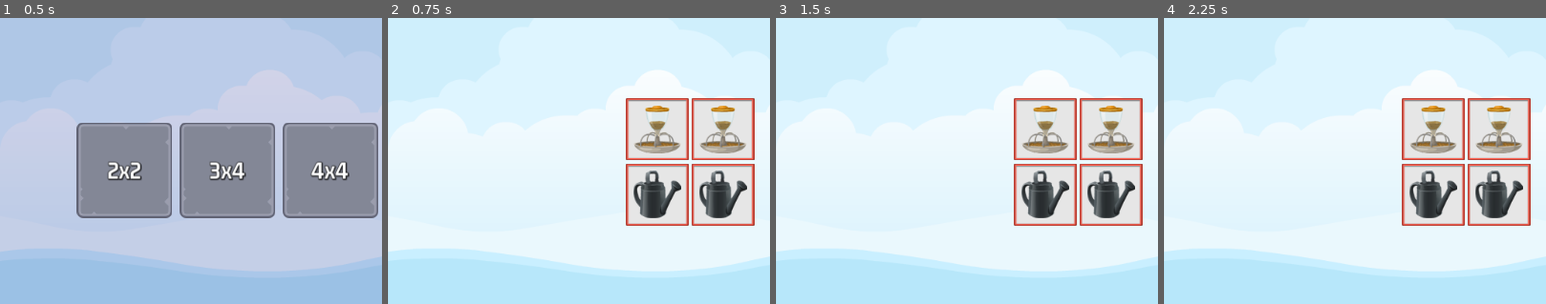
Above: before the commit, frames 1-4 (left to right).
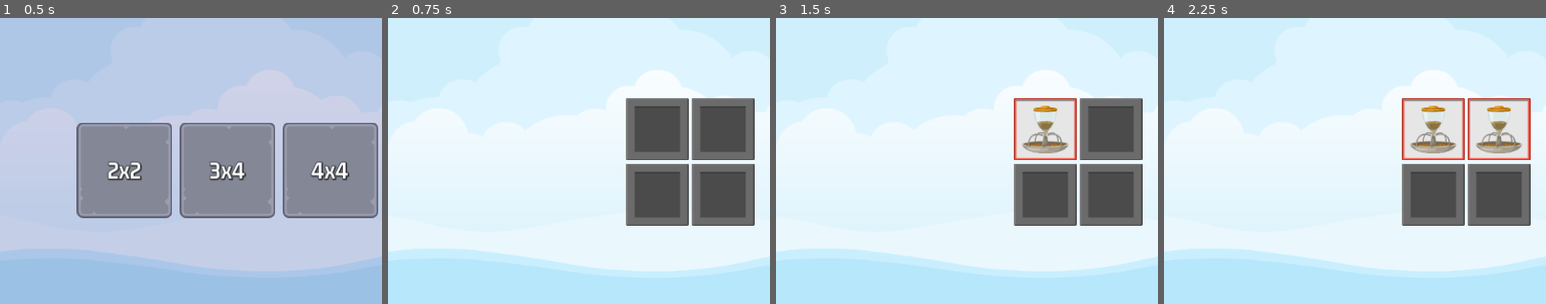
Above: after the commit, the same moments.

Repository: fj0lverkr/MemoryMadness
Game: Godot game, scene res://scenes/master/master.tscn
The game is run twice, just before and just after one commit, with the same random seed, the same clock (stepped at 60 frames per second) and the same inputs.
Inputs (mouse positions are % of the whole screen's width and height, from its top left):
- Up to frame 1 (0.5 s): no input
- Up to frame 2 (0.75 s): click "2x2" at 0.5 s
- Up to frame 3 (1.5 s): click (35, 44) at 1.25 s
- Up to frame 4 (2.25 s): click (44, 44) at 2.02 s
The pictures show only the part of the screen within x 0-50%, y 25-75%; the shares and areas given below are measured in that part.

Frame 1 is identical in both runs. In frame 2, 13% of the frame differs, in the area x 62-96%, y 28-73%; in frame 3, 9.7%; in frame 4, 6.2%.

Commit message:
Make tiles clickable

Diff:
--- a/autoloads/signal_bus.gd
+++ b/autoloads/signal_bus.gd
@@ -2,3 +2,5 @@
 
 signal on_level_selected(level: int)
 signal on_game_exit_pressed
+signal on_select_enabled
+signal on_select_disabled
--- a/scenes/memory_tile/memory_tile.gd
+++ b/scenes/memory_tile/memory_tile.gd
@@ -4,20 +4,31 @@
 @onready var item_image: TextureRect = $ItemImage
 
 var _item_name: String
+var can_select_me: bool = true
 
 # Called when the node enters the scene tree for the first time.
 func _ready() -> void:
-	pass # Replace with function body.
+	SignalBus.on_select_disabled.connect(_on_select_disabled)
+	SignalBus.on_select_enabled.connect(_on_select_enabled)
 
+func _on_select_disabled() -> void:
+	can_select_me = false
 
-# Called every frame. 'delta' is the elapsed time since the previous frame.
-func _process(_delta: float) -> void:
-	pass
+func _on_select_enabled() -> void:
+	can_select_me = true
 
 func get_item_name() -> String:
 	return _item_name
 
+func toggle_reveal(r: bool) -> void:
+	item_image.visible = r
+	frame_image.visible = r
+
 func setup(ii_dict: Dictionary, fi: CompressedTexture2D) -> void:
+	toggle_reveal(false)
 	frame_image.texture = fi
 	item_image.texture = ii_dict.item_texture
 	_item_name = ii_dict.item_name
+
+func _on_pressed() -> void:
+	toggle_reveal(true)
--- a/scenes/memory_tile/memory_tile.tscn
+++ b/scenes/memory_tile/memory_tile.tscn
@@ -52,3 +52,5 @@
 grow_vertical = 2
 pivot_offset = Vector2(32, 32)
 texture = ExtResource("3_5h0yg")
+
+[connection signal="pressed" from="." to="." method="_on_pressed"]
